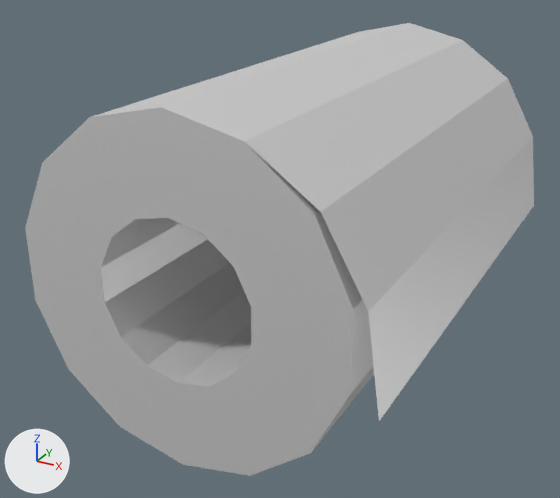
An edit to the COLLADA model CarProto/Content/Models/paperCar/paperRollCar.dae, drawn before and after from the same camera.
The view is the same before and after, from a 50 mm lens placed at (1.85, -4.05, 2.86), pointed at (-0.18, -0.36, 1.01). Every picture has the same lights, and +X, +Y and +Z are marked at lower left. Where no turn or scale is listed for an object, it has been applied to the vertices.
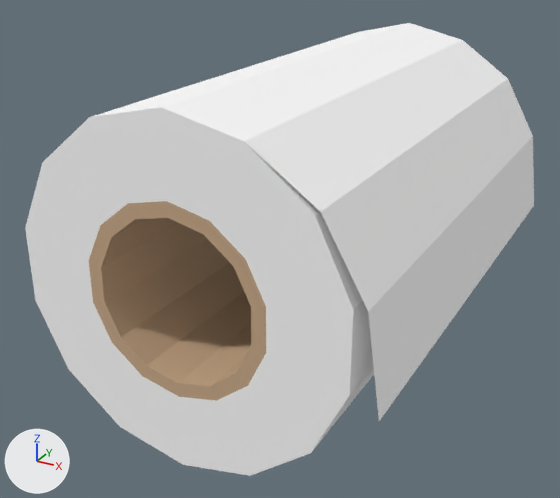
Where the newer file only moved an object's origin or applied its transform, the numbers keep the older frame.

What changed in the scene script:
```text
Add img_file4_png:
    img_file4_png = load_image('file4.png', '../file4.png', 512, 512, 'sRGB')
Change mat_matlowpoly:
    remove mat_matlowpoly.base_color = (0.8, 0.8, 0.8)  # white #e7e7e7
    mat_matlowpoly.metallic: 0.5 -> 0.0
    add mat_matlowpoly.texture = img_file4_png
    mat_matlowpoly.roughness: 0.5 -> 0.9
```

Changed parts and their boxes [x1, y1, x2, y2] in the pictures (560 x 498 px):
'Cylinder.001', surface changed: [25, 23, 534, 476] in both
